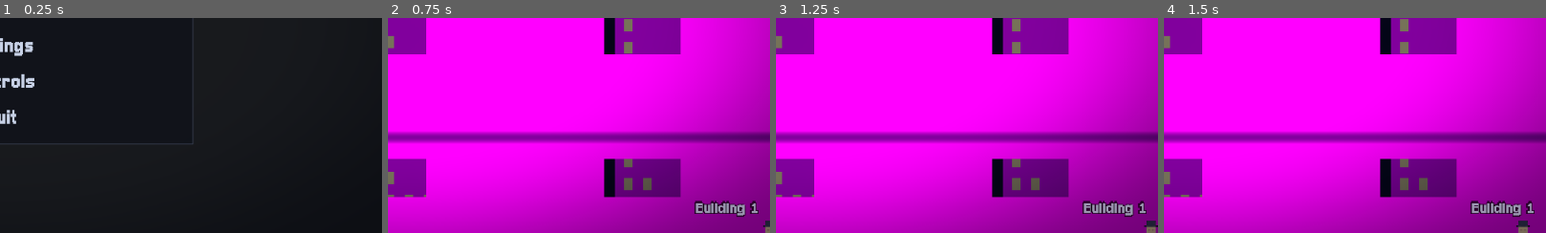
Above: before the commit, frames 1-4 (left to right).
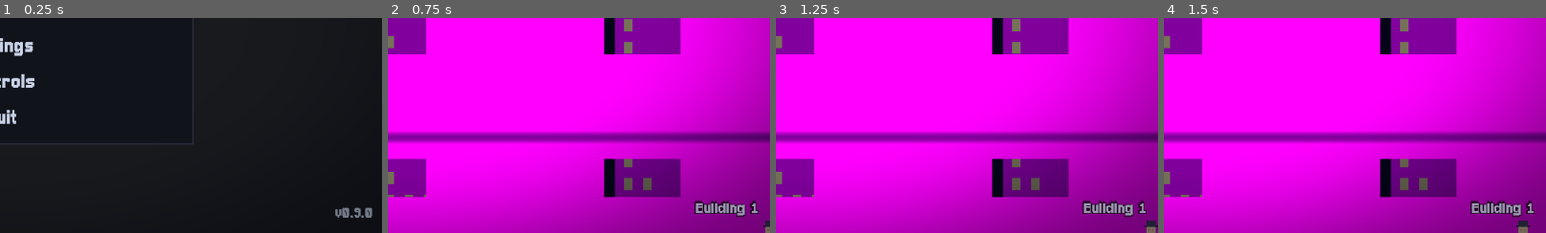
Above: after the commit, the same moments.

Repository: BalashovDmitriy/elaction
Game: Godot game, scene res://src/main.tscn
Same seed, same stepped clock (60 frames per second), same inputs: the game is played once before the commit and once after it.
Inputs (mouse positions are % of the whole screen's width and height, from its top left):
- Up to frame 1 (0.25 s): no input
- Up to frame 2 (0.75 s): click "Play" at 0.5 s
- Up to frame 3 (1.25 s): no input
- Up to frame 4 (1.5 s): tap Enter at 1.25 s; move the mouse to (72, 45) at 1.27 s; hold Right (move_right) from 1.28 s (still down); tap X (shoot) at 1.35 s; click (72, 45) at 1.42 s
The pictures show only the part of the screen within x 50-100%, y 50-100%; the shares and areas given below are measured in that part.

The runs differ from the first frame. In frame 1, 0.3% of the frame differs, in the area x 87-98%, y 88-93%; in frame 2, nothing differs; in frame 3, nothing differs; in frame 4, nothing differs.

Commit message:
feat(m9): сборки под Windows и Linux, версии и теги
Игра перестаёт требовать Godot и репозиторий: тег `v*` собирает архивы и кладёт
их в Releases. Решения — ADR-0013.

- версия живёт в config/version и разносится tools/version.py: в пресеты
  экспорта (пустая ломает сборку под Windows начиная с Godot 4.2), в имя архива
  и в сверку с тегом. Игрок видит её в углу меню и первой строкой в логе
- export_presets.cfg руками, без дампа умолчаний: один файл на выходе, иконка,
  версии и exclude_filter, чтобы игроку не уехали tests/, tools/ и addons/
- icon.ico рисует tools/render_icon.py из той же геометрии, что и icon.svg
- обвязка сборки на Python, workflow тонкий: export.py судит об успехе по трём
  признакам (Godot оставляет код возврата нулевым и на провале), package.py
  собирает архив с лицензиями и правом на запуск внутри zip, smoke.py гоняет
  собранный билд и требует маркер запуска, changelog.py достаёт заметки
- release.yml: сверка версии -> сборка на ubuntu и windows с кэшем шаблонов ->
  прогон Linux-сборки -> архивы в Releases. Запуск руками собирает то же самое,
  но ничего не публикует
- CHANGELOG.md по Keep a Changelog

Тесты: 241 (было 231). Версия — semver и совпадает с пресетами, оба пресета на
месте и каждый на своей платформе, ресурсы внутри исполняемого файла, иконка
указана и нарисована, tests/ и tools/ в экспорт не уезжают, секция версии
в changelog есть.

Co-Authored-By: Claude Opus 5 <noreply@anthropic.com>
Claude-Session: https://claude.ai/code/session_01258mAXbzAJiTrTQ37wyv3c

Diff:
--- a/project.godot
+++ b/project.godot
@@ -8,7 +8,7 @@
 
 config/name="elaction"
 config/description="Ремейк аркадной игры Elevator Action (Taito, 1983) на Godot 4."
-config/version="0.1.0"
+config/version="0.9.0"
 run/main_scene="res://src/main.tscn"
 config/features=PackedStringArray("4.7", "Forward Plus")
 config/icon="res://icon.svg"
--- a/src/main.gd
+++ b/src/main.gd
@@ -27,6 +27,11 @@
 
 
 func _ready() -> void:
+	# Первое, что игра говорит в лог: версия и платформа. Без них сообщение
+	# «у меня не работает» не с чем соотнести, а сборка без этой строки
+	# считается незапустившейся — tools/smoke.py смотрит именно на неё.
+	print(Release.banner())
+
 	# Ввод паузы должен работать на паузе, иначе из неё не выйти. Само здание
 	# при этом обязано замирать — см. _enter_building.
 	process_mode = Node.PROCESS_MODE_ALWAYS
--- /dev/null
+++ b/src/systems/release.gd
@@ -0,0 +1,40 @@
+class_name Release
+extends RefCounted
+
+## Версия игры и строка запуска.
+##
+## Версия живёт в одном месте — `config/version` в `project.godot`
+## ([ADR-0013](../../docs/adr/0013-release-and-versioning.md), пункт 3). Отсюда её
+## берут все, кому она нужна: угол главного меню, строка в логе и — через
+## `tools/version.py` — пресеты экспорта и тег релиза.
+##
+## Класс без узлов и состояния: спрашивают его и из меню, и из точки входа,
+## и из теста, а заводить ради двух строк автолоад незачем.
+
+## Ключ настройки проекта, где лежит версия.
+const SETTING := "application/config/version"
+
+## На случай, если настройки нет вовсе: пусть лучше будет заведомо неигровая
+## версия в углу экрана, чем пустое место, о котором никто не спросит.
+const UNKNOWN := "0.0.0"
+
+
+## Версия игры, например `0.9.0`.
+static func version() -> String:
+	var found: Variant = ProjectSettings.get_setting(SETTING, UNKNOWN)
+	var text := str(found)
+	return text if not text.is_empty() else UNKNOWN
+
+
+## То же с буквой `v` — как в теге и в имени архива.
+static func tag() -> String:
+	return "v" + version()
+
+
+## Строка, которую игра печатает в лог при запуске.
+##
+## Она же маркер для `tools/smoke.py`: собранный билд, который не напечатал её,
+## не считается запустившимся, даже если процесс вышел с нулём (ADR-0013,
+## пункт 6). Поэтому формат менять нельзя, не поправив smoke.
+static func banner() -> String:
+	return "elaction %s · %s" % [version(), OS.get_name()]
--- a/src/ui/menu.gd
+++ b/src/ui/menu.gd
@@ -65,11 +65,14 @@
 var _back_to: Page = Page.MAIN
 
 @onready var _column: VBoxContainer = %Page
+@onready var _version: Label = %Version
 
 
 func _ready() -> void:
 	# Меню живёт на паузе: под ней оно и открывается.
 	process_mode = Node.PROCESS_MODE_ALWAYS
+	# Версия в углу — чтобы игрок мог назвать её, не открывая свойства файла.
+	_version.text = Release.tag()
 
 
 ## Показывает страницу и забирает фокус на первую кнопку: иначе стрелками
--- a/src/ui/menu.tscn
+++ b/src/ui/menu.tscn
@@ -30,3 +30,18 @@
 [node name="Page" type="VBoxContainer" parent="Root/Center/Panel"]
 unique_name_in_owner = true
 theme_override_constants/separation = 6
+
+[node name="Version" type="Label" parent="Root"]
+unique_name_in_owner = true
+anchor_left = 1.0
+anchor_top = 1.0
+anchor_right = 1.0
+anchor_bottom = 1.0
+offset_left = -160.0
+offset_top = -22.0
+offset_right = -8.0
+offset_bottom = -4.0
+mouse_filter = 2
+theme_override_colors/font_color = Color(0.78, 0.82, 0.9, 0.55)
+theme_override_font_sizes/font_size = 12
+horizontal_alignment = 2
--- /dev/null
+++ b/tests/test_release.gd
@@ -0,0 +1,137 @@
+extends GutTest
+
+## Тесты релиза: версия и пресеты экспорта.
+##
+## Версия живёт в четырёх местах — `project.godot`, два поля пресета Windows,
+## имя архива и тег ([ADR-0013](../docs/adr/0013-release-and-versioning.md),
+## пункт 3). Разъезжаются они молча: архив назовётся одной версией, игра в углу
+## меню покажет другую, и заметит это уже тот, кто скачал.
+##
+## Пресеты проверяются по той же причине, что и список звуков: правка в них
+## не видна ни в кадре, ни в логе. Забытый `exclude_filter` уносит игроку тесты
+## и инструменты разработчика, а неверная иконка — дефолтного робота Godot.
+
+const PRESETS_PATH := "res://export_presets.cfg"
+const CHANGELOG_PATH := "res://CHANGELOG.md"
+const ICON_PATH := "res://icon.ico"
+
+## Пресет, который должен быть, и платформа, на которой он собирается.
+const WANTED_PRESETS: Dictionary = {
+	"Windows Desktop": "Windows Desktop",
+	"Linux": "Linux",
+}
+
+## Что не должно уехать игроку внутри сборки.
+const EXCLUDED: Array[String] = ["tests/", "tools/", "addons/"]
+
+
+## Разбирает export_presets.cfg. Пустой — если файла нет или он не читается.
+func _presets() -> ConfigFile:
+	var config := ConfigFile.new()
+	var code := config.load(PRESETS_PATH)
+	assert_eq(code, OK, "export_presets.cfg читается")
+	return config
+
+
+## Секции пресетов без секций опций: `preset.0`, но не `preset.0.options`.
+func _preset_sections(config: ConfigFile) -> Array[String]:
+	var sections: Array[String] = []
+	for section: String in config.get_sections():
+		if section.begins_with("preset.") and not section.ends_with(".options"):
+			sections.append(section)
+	return sections
+
+
+## Секция пресета с таким именем — или пустая строка, если такого нет.
+func _section_of(config: ConfigFile, name: String) -> String:
+	for section: String in _preset_sections(config):
+		if str(config.get_value(section, "name", "")) == name:
+			return section
+	return ""
+
+
+func test_the_version_looks_like_a_version() -> void:
+	var version := Release.version()
+	var parts := version.split(".")
+	assert_eq(parts.size(), 3, "версия из трёх чисел: %s" % version)
+	for part: String in parts:
+		assert_true(part.is_valid_int(), "«%s» в версии %s — число" % [part, version])
+
+
+func test_the_banner_names_the_version() -> void:
+	# По этой строке tools/smoke.py решает, поднялась ли собранная игра.
+	assert_string_contains(Release.banner(), Release.version())
+	assert_string_contains(Release.banner(), "elaction")
+
+
+func test_the_tag_is_the_version_with_a_letter() -> void:
+	assert_eq(Release.tag(), "v" + Release.version())
+
+
+func test_both_platforms_are_in_the_presets() -> void:
+	var config := _presets()
+	var found: Array[String] = []
+	for section: String in _preset_sections(config):
+		found.append(str(config.get_value(section, "name", "")))
+
+	for name: String in WANTED_PRESETS:
+		assert_has(found, name, "пресет «%s» на месте" % name)
+
+
+func test_every_preset_stands_on_its_own_platform() -> void:
+	var config := _presets()
+	for section: String in _preset_sections(config):
+		var name := str(config.get_value(section, "name", ""))
+		if not WANTED_PRESETS.has(name):
+			continue
+		assert_eq(
+			str(config.get_value(section, "platform", "")),
+			str(WANTED_PRESETS[name]),
+			"пресет «%s» собирается на своей платформе" % name
+		)
+
+
+func test_the_windows_preset_carries_the_project_version() -> void:
+	# Пустыми эти поля быть не могут: на пустой версии rcedit падает и экспорт
+	# не собирается вовсе (godot#83379). Windows ждёт четыре числа, поэтому
+	# к версии проекта добавлен ноль.
+	var config := _presets()
+	var options := _section_of(config, "Windows Desktop") + ".options"
+	var wanted := Release.version() + ".0"
+	for key: String in ["application/file_version", "application/product_version"]:
+		assert_eq(
+			str(config.get_value(options, key, "")), wanted, "%s совпадает с версией проекта" % key
+		)
+
+
+func test_the_windows_preset_points_at_the_icon() -> void:
+	var config := _presets()
+	var options := _section_of(config, "Windows Desktop") + ".options"
+	assert_eq(str(config.get_value(options, "application/icon", "")), ICON_PATH)
+	assert_true(FileAccess.file_exists(ICON_PATH), "иконка нарисована: tools/render_icon.py")
+
+
+func test_resources_live_inside_the_executable() -> void:
+	# Иначе рядом с игрой лежит .pck, который теряют при распаковке архива.
+	var config := _presets()
+	for section: String in _preset_sections(config):
+		var options := section + ".options"
+		assert_true(
+			bool(config.get_value(options, "binary_format/embed_pck", false)),
+			"%s собирается одним файлом" % section
+		)
+
+
+func test_the_player_does_not_get_tests_and_tools() -> void:
+	var config := _presets()
+	for section: String in _preset_sections(config):
+		var filter := str(config.get_value(section, "exclude_filter", ""))
+		for excluded: String in EXCLUDED:
+			assert_string_contains(filter, excluded)
+
+
+func test_the_changelog_has_a_section_for_this_version() -> void:
+	# Релиз без заметок выходит молча, и замечают это после публикации.
+	var text := FileAccess.get_file_as_string(CHANGELOG_PATH)
+	assert_false(text.is_empty(), "CHANGELOG.md читается")
+	assert_string_contains(text, "## [%s]" % Release.version())
Not shown, added: export_presets.cfg
Binary file added: icon.ico
Not shown, added: src/systems/release.gd.uid
Not shown, added: tests/test_release.gd.uid
Not shown, added: .github/workflows/release.yml
Not shown, changed: .gitignore
Not shown, added: CHANGELOG.md
Not shown, changed: README.md
Not shown, changed: docs/STATUS.md
Not shown, added: tools/changelog.py
Not shown, added: tools/export.py
Not shown, added: tools/package.py
(and 3 more such lines)
